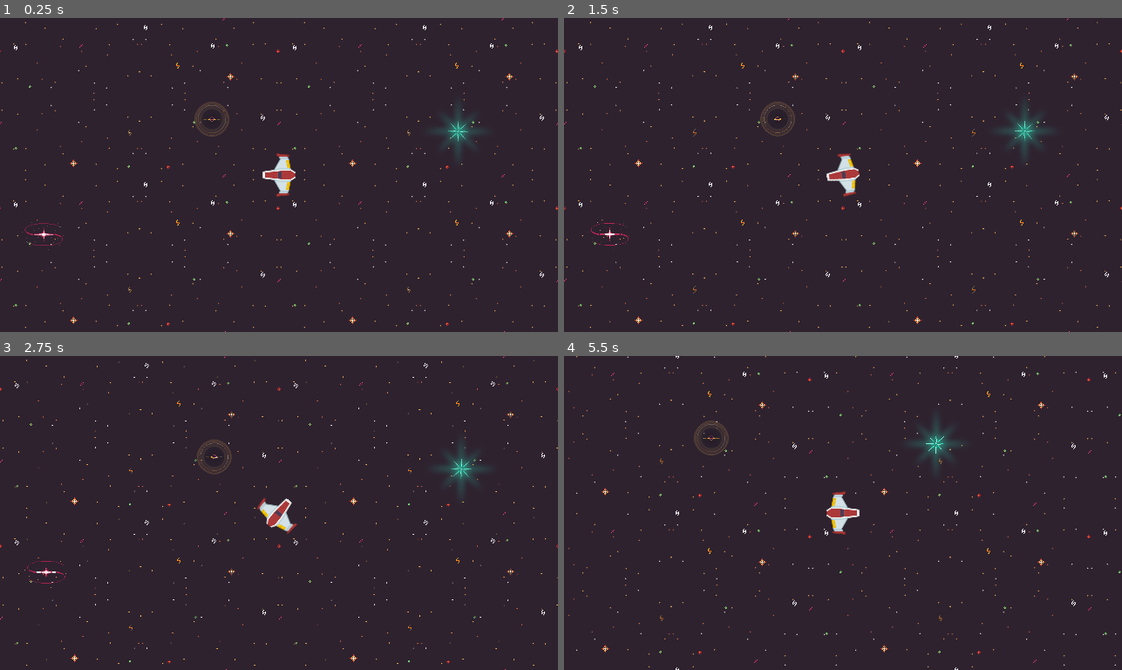
Above: before the commit, frames 1-4 (two rows, left to right).
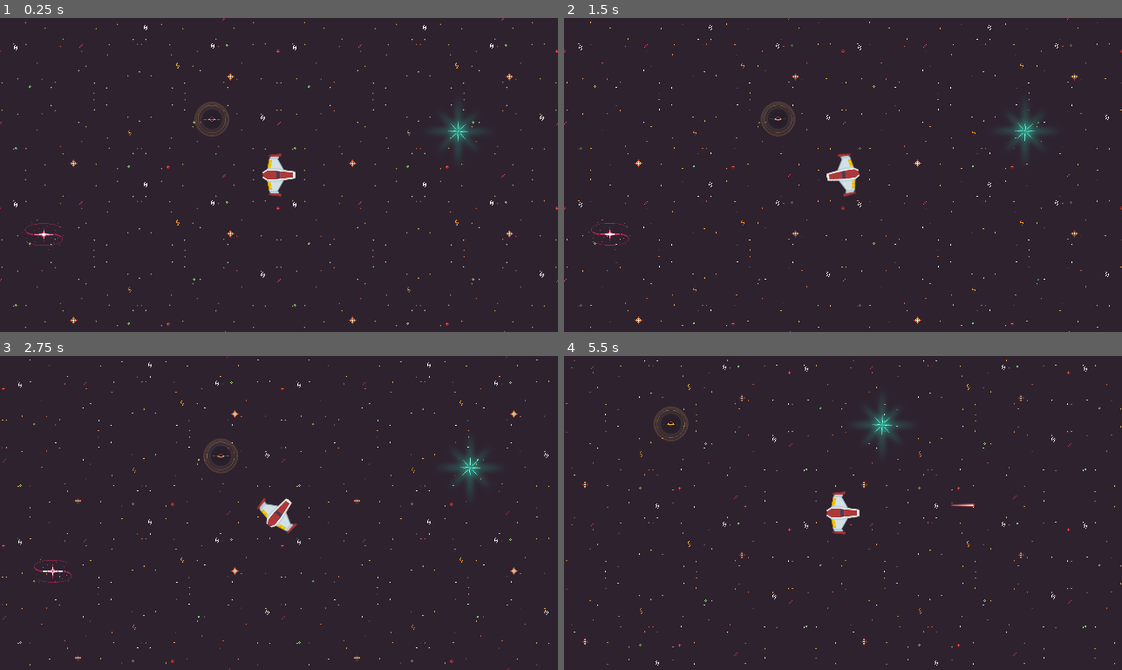
Above: after the commit, the same moments.

Repository: allysson-antonucci/space_shooter
Game: Godot game, scene res://scenes/space.tscn
The game is run twice, just before and just after one commit, with the same random seed, the same clock (stepped at 60 frames per second) and the same inputs. The project has no main scene, so this scene is started directly.
Inputs (mouse positions are in pixels of both pictures, inside the frame that each line leads up to):
- Up to frame 1 (0.25 s): no input
- Up to frame 2 (1.5 s): move the mouse to (965, 159) at 0.52 s; click (965, 159) at 0.6 s; tap Enter at 1.25 s; move the mouse to (731, 190) at 1.27 s; tap W (boost) at 1.35 s
- Up to frame 3 (2.75 s): click (167, 528) at 1.55 s; move the mouse to (334, 443) at 2.02 s; click (334, 443) at 2.1 s
- Up to frame 4 (5.5 s): move the mouse to (815, 575) at 2.77 s; click (815, 575) at 2.85 s; move the mouse to (1010, 560) at 3.52 s; hold W (boost) 3.53-4.28 s; click (1010, 560) at 3.8 s; move the mouse to (675, 465) at 4.27 s; click (675, 465) at 4.35 s; move the mouse to (870, 513) at 5.02 s; click (870, 513) at 5.1 s

The runs differ from the first frame. In frame 1, 0.4% of the frame differs, in the area x 47-53%, y 43-57%; in frame 2, 0.5%; in frame 3, 2.0%; in frame 4, 2.8%, in the area x 0-100%, y 0-100%.

Commit message:
Add shooting mechanics

Diff:
--- a/project.godot
+++ b/project.godot
@@ -40,21 +40,6 @@
 "events": [Object(InputEventMouseButton,"resource_local_to_scene":false,"resource_name":"","device":-1,"window_id":0,"a …(256 unchanged characters)…
 ]
 }
-move_down={
-"deadzone": 0.5,
-"events": [Object(InputEventKey,"resource_local_to_scene":false,"resource_name":"","device":-1,"window_id":0,"alt_pressed":false,"shift_pressed":false,"ctrl_pressed":false,"meta_pressed":false,"pressed":false,"keycode":0,"physical_keycode":83,"key_label":0,"unicode":115,"location":0,"echo":false,"script":null)
-]
-}
-move_left={
-"deadzone": 0.5,
-"events": [Object(InputEventKey,"resource_local_to_scene":false,"resource_name":"","device":-1,"window_id":0,"alt_pressed":false,"shift_pressed":false,"ctrl_pressed":false,"meta_pressed":false,"pressed":false,"keycode":0,"physical_keycode":65,"key_label":0,"unicode":97,"location":0,"echo":false,"script":null)
-]
-}
-move_right={
-"deadzone": 0.5,
-"events": [Object(InputEventKey,"resource_local_to_scene":false,"resource_name":"","device":-1,"window_id":0,"alt_pressed":false,"shift_pressed":false,"ctrl_pressed":false,"meta_pressed":false,"pressed":false,"keycode":0,"physical_keycode":68,"key_label":0,"unicode":100,"location":0,"echo":false,"script":null)
-]
-}
 
 [rendering]
 
--- /dev/null
+++ b/scenes/bullet.tscn
@@ -0,0 +1,25 @@
+[gd_scene load_steps=4 format=3 uid="uid://bk2th46nh3rcu"]
+
+[ext_resource type="Script" path="res://scripts/bullet.gd" id="1_kk80e"]
+[ext_resource type="Texture2D" uid="uid://cwbno6pvsk85i" path="res://assets/lasers/laserRed01.png" id="1_y3t52"]
+
+[sub_resource type="CircleShape2D" id="CircleShape2D_76p0p"]
+radius = 5.0
+
+[node name="Bullet" type="Area2D"]
+script = ExtResource("1_kk80e")
+bullet_speed = 800.0
+
+[node name="Sprite2D" type="Sprite2D" parent="."]
+texture = ExtResource("1_y3t52")
+
+[node name="CollisionShape2D" type="CollisionShape2D" parent="."]
+position = Vector2(0, -22)
+shape = SubResource("CircleShape2D_76p0p")
+
+[node name="Life_Timer" type="Timer" parent="."]
+wait_time = 3.0
+one_shot = true
+autostart = true
+
+[connection signal="timeout" from="Life_Timer" to="." method="_on_life_timer_timeout"]
--- a/scenes/player.tscn
+++ b/scenes/player.tscn
@@ -1,7 +1,8 @@
-[gd_scene load_steps=4 format=3 uid="uid://u0opngu7v4e7"]
+[gd_scene load_steps=5 format=3 uid="uid://u0opngu7v4e7"]
 
 [ext_resource type="Script" path="res://scripts/player.gd" id="1_tf14b"]
 [ext_resource type="Texture2D" uid="uid://b1if5bbucq76y" path="res://assets/ships/playerShip1_red.png" id="2_ccpoj"]
+[ext_resource type="PackedScene" uid="uid://bk2th46nh3rcu" path="res://scenes/bullet.tscn" id="3_kd2je"]
 
 [sub_resource type="RectangleShape2D" id="RectangleShape2D_083o1"]
 size = Vector2(80, 20)
@@ -10,9 +11,11 @@
 script = ExtResource("1_tf14b")
 max_speed = 300
 acceleration = 1200
-deceleration = 500
+deceleration = 100
+bullet_scene = ExtResource("3_kd2je")
 
 [node name="Sprite2D" type="Sprite2D" parent="."]
+z_index = 1
 texture = ExtResource("2_ccpoj")
 
 [node name="CollisionShape2D" type="CollisionShape2D" parent="."]
@@ -21,3 +24,6 @@
 
 [node name="Camera2D" type="Camera2D" parent="."]
 zoom = Vector2(0.5, 0.5)
+
+[node name="Shoot_Marker2D" type="Marker2D" parent="."]
+position = Vector2(0, -45)
--- /dev/null
+++ b/scripts/bullet.gd
@@ -0,0 +1,14 @@
+extends Area2D
+class_name Bullet
+
+@export var bullet_speed: float
+var shoot_direction: Vector2
+
+func _ready() -> void:
+	rotation = shoot_direction.angle() + deg_to_rad(90)
+
+func _physics_process(delta: float) -> void:
+	position += shoot_direction * bullet_speed * delta
+
+func _on_life_timer_timeout() -> void:
+	queue_free()
--- a/scripts/player.gd
+++ b/scripts/player.gd
@@ -8,12 +8,19 @@
 var mouse_position: Vector2
 var direction: Vector2
 
+# Shoot
+@onready var shoot_marker_2d: Marker2D = $Shoot_Marker2D
+@export var bullet_scene: PackedScene
+
+func _process(delta: float) -> void:
+	if Input.is_action_just_pressed("shoot"):
+		shoot()
+
 func _physics_process(delta: float) -> void:
 	mouse_position = get_global_mouse_position()
-	look_at(mouse_position)
-	rotation += deg_to_rad(90)
+	rotation = direction.angle() + deg_to_rad(90)
 
-	direction = (mouse_position - position).normalized()
+	direction = (mouse_position - global_position).normalized()
 
 	if Input.is_action_pressed("boost"):
 		velocity = velocity.move_toward(direction * max_speed, acceleration * delta)
@@ -21,3 +28,11 @@
 		velocity = velocity.move_toward(Vector2.ZERO, deceleration * delta)
 
 	move_and_slide()
+
+func shoot() -> void:
+	var bullet = bullet_scene.instantiate()
+
+	bullet.global_position = shoot_marker_2d.global_position
+	bullet.shoot_direction = direction
+
+	get_tree().current_scene.add_child(bullet)
Binary file added: assets/lasers/laserRed01.png
Not shown, added: assets/lasers/laserRed01.png.import
Not shown, changed: README.md
